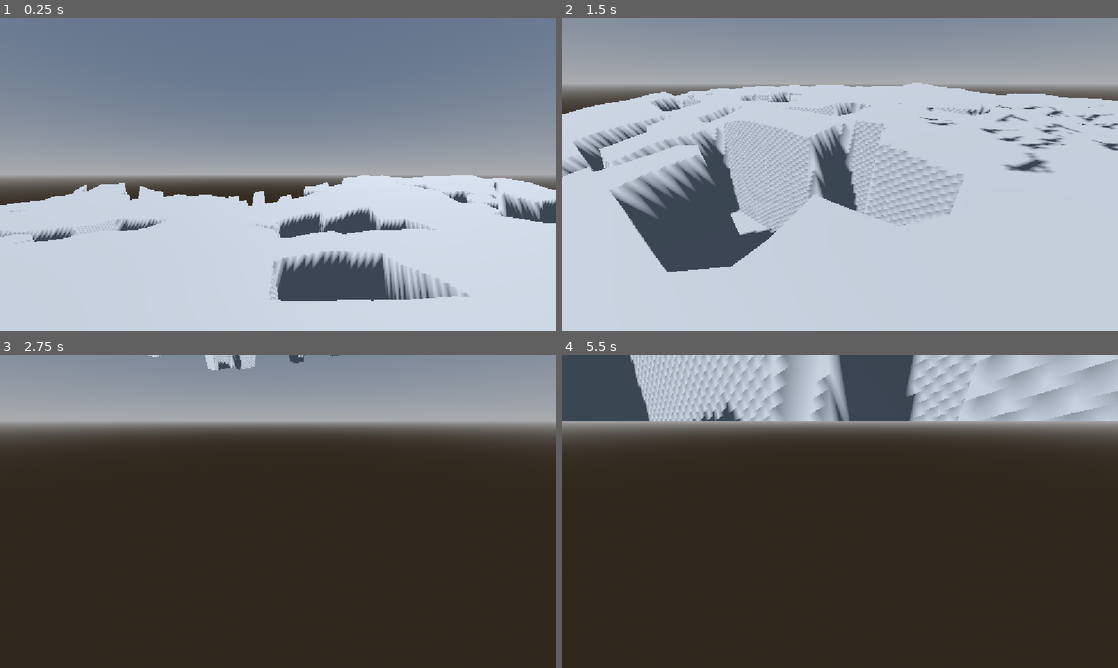
Above: before the commit, frames 1-4 (two rows, left to right).
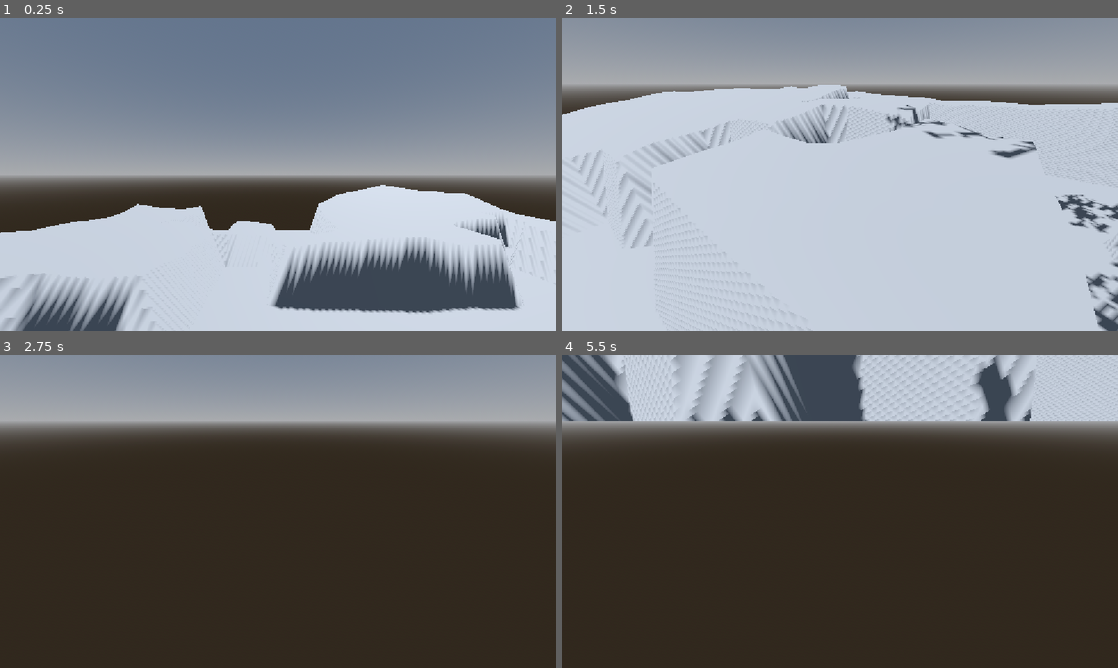
Above: after the commit, the same moments.

Repository: rubedo-red/AI-ICA
Game: Godot game, scene res://main_scene.tscn
Same seed, same stepped clock (60 frames per second), same inputs: the game is played once before the commit and once after it.
Inputs (mouse positions are in pixels of both pictures, inside the frame that each line leads up to):
- Up to frame 1 (0.25 s): no input
- Up to frame 2 (1.5 s): tap Enter at 0.5 s; move the mouse to (962, 158) at 0.52 s; hold Right mouse button (camera_player_3d_look) 0.53-1.28 s; click (962, 158) at 0.67 s; tap Space at 1.25 s; move the mouse to (812, 174) at 1.27 s; tap S (camera_player_3d_move_backwards) at 1.35 s; click (812, 174) at 1.42 s
- Up to frame 3 (2.75 s): move the mouse to (333, 442) at 2.02 s; hold Q (camera_player_3d_move_downwards) from 2.03 s (still down); click (333, 442) at 2.17 s
- Up to frame 4 (5.5 s): move the mouse to (812, 574) at 2.77 s; release Q (camera_player_3d_move_downwards) at 2.78 s; tap W (camera_player_3d_move_forwards) at 2.85 s; click (812, 574) at 2.92 s; tap Enter at 3.5, 5 s; move the mouse to (1006, 558) at 3.52 s; tap A (camera_player_3d_move_leftwards) at 3.6 s; click (1006, 558) at 3.67 s; tap Space at 4.25 s; move the mouse to (673, 464) at 4.27 s; tap D (camera_player_3d_move_rightwards) at 4.35 s; click (673, 464) at 4.42 s; move the mouse to (867, 511) at 5.02 s; hold E (camera_player_3d_move_upwards) from 5.03 s (still down); click (867, 511) at 5.17 s

The runs differ from the first frame. In frame 1, 18% of the frame differs, in the area x 0-100%, y 50-100%; in frame 2, 18%; in frame 3, 0.4%; in frame 4, 11%.

Commit message:
boid shit

Diff:
--- a/boid.gd
+++ b/boid.gd
@@ -2,7 +2,7 @@
 extends Node3D
 
 var id: int
-var stop: bool = false
+
 var pullStrength:float
 var cohesionSize:float
 var seperationSize:float
@@ -10,6 +10,10 @@
 var distance
 var mat
 var copyBoids
+var unit: Node3D
+
+
+
 
 func setup( boid_id : int = 0, boid_cohesion_strength : float = 1.0,boid_cohesion_size : float = 3.0, boid_seperation_size : float = 0.6 ) -> void:
 	id=boid_id
@@ -29,7 +33,7 @@
 func _direction_move(delta:float):
 	if distance <cohesionSize:
 		global_rotation.y += randf_range(-0.05,0.05)
-	global_translate(forward_dir*1.5*delta)
+	global_translate(forward_dir*randf_range(1.0,1.5)*delta)
 
 # keeps all boids within range of one another by using their average position and pulling them back when they leave the cohesion bubble
 func _cohesion_test(dist : float, parent_pos: Vector3, delta:float ) ->bool:
@@ -42,7 +46,7 @@
 		if angle_d>10:
 			var cross_dir = forward_dir.cross(dir_to_parent)
 			var turn_sign = sign(cross_dir.y)
-			rotation.y = lerp_angle(rotation.y, rotation.y + angle_r * turn_sign, delta * 3.0)
+			rotation.y = lerp_angle(rotation.y, rotation.y + angle_r * turn_sign, delta * 2.5)
 			mat.albedo_color = Color(1, 0, 0)
 			return false
 	return true
@@ -51,17 +55,19 @@
 	var dir_to_other: Vector3
 	if distance >cohesionSize:
 		return	true
+
 	for boid in copyBoids:
 		if boid.name == name:
 			continue
-		dir_to_other = (boid.global_position - position).normalized()
-		var angle_r = forward_dir.angle_to(dir_to_other)
+
 		var dist = global_position.distance_to(boid.global_position)
 		if dist < seperationSize:
+			dir_to_other = (boid.global_position - global_position).normalized()
+			var angle_r = forward_dir.angle_to(dir_to_other)
 			mat.albedo_color = Color(0.917, 0.317, 0.444, 1.0)
 			var cross_dir = forward_dir.cross(dir_to_other)
 			var turn_sign = sign(cross_dir.y)
-			rotation.y = lerp_angle(rotation.y, rotation.y - angle_r * turn_sign, delta * 3)
+			rotation.y = lerp_angle(rotation.y, rotation.y - angle_r * turn_sign, delta * 1.5)
 			mat.albedo_color = Color(1,1,0)
 			return false
 	return true
@@ -70,6 +76,22 @@
 
 # Called when the node enters the scene tree for the first time.
 func _ready() -> void:
+	unit = get_parent()
+
+	if unit == null or not "boid_colour" in unit:
+		print("Error: Parent node is missing or does not contain 'boid_colour'")
+		return
+	var boid_mesh = get_node("Guy_v0_1/Cube") as MeshInstance3D
+	var boid_mat = boid_mesh.get_active_material(0) as StandardMaterial3D
+
+	if boid_mat and not boid_mesh.has_meta("material_duplicated"):
+		boid_mat = boid_mat.duplicate() as StandardMaterial3D
+		boid_mesh.set_surface_override_material(0, boid_mat)
+		boid_mesh.set_meta("material_duplicated", true)
+
+	if boid_mat:
+		boid_mat.albedo_color = unit.boid_colour
+
 	forward_dir = global_transform.basis.z.normalized()
 	rotation.y = randf_range(0,360)
 	var mesh_node = get_node("CollisionShape3D/MeshInstance3D") as MeshInstance3D
@@ -81,6 +103,38 @@
 	pass # Replace with function body.
 
 
+
+func _bubble_repulsion_test(delta: float) -> bool:
+	if not unit or unit.overlapping_units.is_empty():
+		return true
+
+	var repulsion_force: Vector3 = Vector3.ZERO
+	var within_cohesion: bool = false
+
+	for other_unit in unit.overlapping_units:
+		var dist_to_other = global_position.distance_to(other_unit.global_position)
+
+		if dist_to_other < other_unit.cohesionSize:
+			within_cohesion = true
+			var push_dir = (global_position - other_unit.global_position).normalized()
+
+			var depth = other_unit.cohesionSize - dist_to_other
+			repulsion_force += push_dir * depth
+
+	if within_cohesion and repulsion_force != Vector3.ZERO:
+		mat.albedo_color = Color(0, 0, 1)
+
+		var push_dir_normalized = repulsion_force.normalized()
+		var angle_r = forward_dir.angle_to(push_dir_normalized)
+		var cross_dir = forward_dir.cross(push_dir_normalized)
+		var turn_sign = sign(cross_dir.y)
+
+		global_rotation.y = lerp_angle(global_rotation.y, global_rotation.y + angle_r * turn_sign,delta * 1.5)
+		return true
+
+	return true
+
+
 # Called every frame. 'delta' is the elapsed time since the previous frame.
 func _process(delta: float) -> void:
 	forward_dir = global_transform.basis.z.normalized()
@@ -89,12 +143,23 @@
 	distance = global_position.distance_to(parent_position)
 	mat.albedo_color = Color(1,1,1)
 
+	var repulsion:bool = _bubble_repulsion_test(delta)
+	if !repulsion:
+		_direction_move(delta)
+		return
 
-	if  _seperation_test(delta) and _cohesion_test(distance,parent_position,delta):
-		if stop == false:
-			_direction_move(delta)
-	else:
+	var seperation:bool = _seperation_test(delta)
+	var cohesion:bool = _cohesion_test(distance,parent_position,delta)
+
+	if !seperation and !cohesion:
 		_direction_move(delta)
 
+	if unit.overlapping_units == null:
+		_direction_move(delta)
+		return
+
+	if unit.stop == false:
+		_direction_move(delta)
+		return
 
 	pass
--- a/boid.tscn
+++ b/boid.tscn
@@ -2,6 +2,8 @@
 
 [ext_resource type="Script" uid="uid://et3m5gnqgxja" path="res://boid.gd" id="1_xur1n"]
 [ext_resource type="PackedScene" uid="uid://cdtihabsqsq7x" path="res://assets/models/Guy_v0.1.glb" id="2_rwlh6"]
+
+[sub_resource type="StandardMaterial3D" id="StandardMaterial3D_rwlh6"]
 
 [sub_resource type="BoxShape3D" id="BoxShape3D_un08l"]
 size = Vector3(0.1, 0.1, 0.1)
@@ -17,8 +19,15 @@
 [node name="Boid" type="CharacterBody3D" unique_id=1807621701]
 script = ExtResource("1_xur1n")
 
+[node name="Guy_v0_1" parent="." unique_id=359717293 instance=ExtResource("2_rwlh6")]
+transform = Transform3D(-3.059797e-09, 0, -0.07, 0, 0.07, 0, 0.07, 0, -3.059797e-09, 0, 0, 0)
+
+[node name="Cube" parent="Guy_v0_1" index="0" unique_id=525938609]
+surface_material_override/0 = SubResource("StandardMaterial3D_rwlh6")
+
 [node name="CollisionShape3D" type="CollisionShape3D" parent="." unique_id=603293540]
 shape = SubResource("BoxShape3D_un08l")
+disabled = true
 debug_color = Color(18.328726, 0, 9.243387, 1)
 
 [node name="MeshInstance3D" type="MeshInstance3D" parent="CollisionShape3D" unique_id=1421480357]
@@ -36,5 +45,4 @@
 text = "V"
 font_size = 60
 
-[node name="Guy_v0_1" parent="CollisionShape3D" unique_id=359717293 instance=ExtResource("2_rwlh6")]
-transform = Transform3D(-3.059797e-09, 0, -0.07, 0, 0.07, 0, 0.07, 0, -3.059797e-09, 0, 0, 0)
+[editable path="Guy_v0_1"]
--- a/main_scene.tscn
+++ b/main_scene.tscn
@@ -3,6 +3,7 @@
 [ext_resource type="PackedScene" uid="uid://ytodv04oaor" path="res://unit.tscn" id="1_0f027"]
 [ext_resource type="PackedScene" uid="uid://blpxanrcaask2" path="res://addons/camera_player_3d/camera_player_3d.tscn" id="2_2c62f"]
 [ext_resource type="PackedScene" uid="uid://qwr66yprcsrl" path="res://shared/map.tscn" id="3_gyfs4"]
+[ext_resource type="PackedScene" uid="uid://snwuuappgr5n" path="res://unit_manager.tscn" id="5_8mm7a"]
 
 [sub_resource type="ProceduralSkyMaterial" id="ProceduralSkyMaterial_0f027"]
 sky_horizon_color = Color(0.66224277, 0.6717428, 0.6867428, 1)
@@ -19,6 +20,9 @@
 [node name="MainScene" type="Node3D" unique_id=452344012]
 
 [node name="Map" parent="." unique_id=829619776 instance=ExtResource("3_gyfs4")]
+width = 10
+height = 10
+cell_size = 2.0
 
 [node name="WorldEnvironment" type="WorldEnvironment" parent="." unique_id=1705001911]
 environment = SubResource("Environment_gyfs4")
@@ -27,9 +31,23 @@
 transform = Transform3D(-0.8660254, -0.43301278, 0.25, 0, 0.49999997, 0.86602545, -0.50000006, 0.75, -0.43301266, 0, 0, 0)
 shadow_enabled = true
 
-[node name="Unit" parent="." unique_id=1300394952 node_paths=PackedStringArray("map") instance=ExtResource("1_0f027")]
-transform = Transform3D(1, 0, 0, 0, 1, 0, 0, 0, 1, 0, 5.3642287, 0)
+[node name="Unit" parent="." unique_id=1300394952 node_paths=PackedStringArray("map", "manager") instance=ExtResource("1_0f027")]
+transform = Transform3D(1, 0, 0, 0, 1, 0, 0, 0, 1, -0.8203735, 5.3642287, -0.4243827)
+boid_colour = Color(0.90614444, 0.7873415, 0, 1)
+pullStrength = 1.0
+cohesionSize = 2.5
+seperationSize = 0.6
 map = NodePath("../Map")
+manager = NodePath("../unit_manager")
+
+[node name="Unit2" parent="." unique_id=1447404459 node_paths=PackedStringArray("map", "manager") instance=ExtResource("1_0f027")]
+transform = Transform3D(1, 0, 0, 0, 1, 0, 0, 0, 1, 0.4215886, 5.3642287, -0.4352228)
+boid_colour = Color(4.6205523e-06, 0.60297203, 0.6765142, 1)
+pullStrength = 2.0
+cohesionSize = 2.5
+seperationSize = 0.6
+map = NodePath("../Map")
+manager = NodePath("../unit_manager")
 
 [node name="Camera3D" type="Camera3D" parent="." unique_id=509767697]
 transform = Transform3D(1, 0, 0, 0, 0.7382656, 0.6745101, 0, -0.6745101, 0.7382656, 0, 4.6849823, 5.443174)
@@ -39,3 +57,14 @@
 transform = Transform3D(1, 0, 0, 0, 1, 0, 0, 0, 1, 0, 1, 1)
 speed_modifier = 10.0
 terminal_velocity = Vector3(10, 10, 10)
+
+[node name="unit_manager" parent="." unique_id=1289173865 instance=ExtResource("5_8mm7a")]
+
+[node name="Unit3" parent="." unique_id=693688820 node_paths=PackedStringArray("map", "manager") instance=ExtResource("1_0f027")]
+transform = Transform3D(1, 0, 0, 0, 1, 0, 0, 0, 1, -0.8203735, 5.3642287, -0.4243827)
+boid_colour = Color(0, 0.9490616, 0.29719758, 1)
+pullStrength = 1.0
+cohesionSize = 2.5
+seperationSize = 0.6
+map = NodePath("../Map")
+manager = NodePath("../unit_manager")
--- a/unit.gd
+++ b/unit.gd
@@ -1,28 +1,44 @@
 extends Node3D
-
 
 #store boids belonging to the unit within an array
 var boidArray: Array[Node3D]=[]
 #Starting number of boids when unit is spawned in
 var startingBoids
-#max distance from the average position between boids
-var cohesion
 #Previous terrain on last tick stored in an int
 var previousTerrain: int = -1
 #Previous position on the last tick stored as a Vector3d
 var previousTile
+#Array holding all other units that overlap into the cohesion bubble
+var overlapping_units: Array[Node3D]
+@export var stop: bool = false
+
+@export var boid_colour: Color = Color(1, 0, 0)
 
 #Boid variables distributed by the unit
-var pullStrength:float
-var cohesionSize:float
-var seperationSize:float
+@export var pullStrength:float
+@export var cohesionSize:float
+@export var seperationSize:float
 
 
 @export var map: Node3D
 
-func _init(_boids: int =50, _cohesion: float = 3):
+@export var manager: UnitManager
+func add_manager() -> void:
+	manager = $"../unit_manager"
+	if manager:
+		manager.add_unit(self)
+	else:
+		print("Error: Could not find manager")
+
+func remove_unit() -> void:
+	if manager:
+		manager.remove_unit(self)
+
+func get_units() -> Array[Node3D]:
+	return manager.get_units()
+
+func _init(_boids: int =50):
 	startingBoids=_boids
-	cohesion=_cohesion
 
 func _calc_average_pos() -> Vector3:
 	var pos_total: Vector3 = Vector3.ZERO
@@ -40,7 +56,7 @@
 	var instance: Boid = scene.instantiate()
 
 	instance.position = newPosition
-	instance.setup(id,)
+	instance.setup(id,pullStrength,cohesionSize,seperationSize)
 
 	instance.name = "Boid"+str(id)
 	add_child(instance)
@@ -49,14 +65,16 @@
 
 # Called when the node enters the scene tree for the first time.
 func _ready() -> void:
+	add_manager()
+	map = $"../Map"
 	var x
 	var z
 	var angle_step = 2*3.14/startingBoids
 	var angle
 	for i in range(startingBoids):
 		angle=i*angle_step
-		x=cohesion*cos(angle)
-		z=cohesion*sin(angle)
+		x=cohesionSize*cos(angle)
+		z=cohesionSize*sin(angle)
 		var pos: Vector3 = Vector3(position.x+x, position.y, position.z+z)
 
 		_spawn_boid(pos, i)
@@ -66,19 +84,24 @@
 # Called every frame. 'delta' is the elapsed time since the previous frame.
 func _process(delta: float) -> void:
 
+	if manager:
+		overlapping_units = manager.get_overlapping_units(self)
+	else:
+		overlapping_units = []
+
 	var t = map.pos_to_tile(global_position)
-	if t !=previousTile:
-		print(" - x: ",t[0],", z: ", t[1])
+	#if t !=previousTile:
+		#print(" - x: ",t[0],", z: ", t[1])
 	var terrain = map.get_tile_index(t[0],t[1])
-	if terrain != previousTerrain:
-		if terrain == 0:
-			print("		- Land")
-		elif terrain == 1:
-			print("		- Water")
-		elif terrain == 2:
-			print("		- Mountain")
-		else:
-			print("		- Not on tile")
+	#if terrain != previousTerrain:
+		#if terrain == 0:
+			#print("		- Land")
+		#elif terrain == 1:
+			#print("		- Water")
+		#elif terrain == 2:
+			#print("		- Mountain")
+		#else:
+			#print("		- Not on tile")
 	previousTerrain = terrain
 	previousTile = t
 
--- a/unit.tscn
+++ b/unit.tscn
@@ -3,18 +3,16 @@
 [ext_resource type="Script" uid="uid://creyoy7ypt08w" path="res://unit.gd" id="1_btf8p"]
 
 [sub_resource type="StandardMaterial3D" id="StandardMaterial3D_btf8p"]
-albedo_color = Color(1, 0, 1, 0.14509805)
+transparency = 1
+albedo_color = Color(0.45490196, 0, 0.45882353, 0.5803922)
 
 [sub_resource type="StandardMaterial3D" id="StandardMaterial3D_ctwoc"]
 
 [sub_resource type="SphereMesh" id="SphereMesh_3pcld"]
 material = SubResource("StandardMaterial3D_ctwoc")
-radius = 0.02
+radius = 2.5
 height = 0.04
-
-[sub_resource type="SphereShape3D" id="SphereShape3D_un08l"]
-margin = 0.0
-radius = 0.02
+rings = 10
 
 [node name="Unit" type="CharacterBody3D" unique_id=1300394952]
 script = ExtResource("1_btf8p")
@@ -24,5 +22,4 @@
 mesh = SubResource("SphereMesh_3pcld")
 
 [node name="CollisionShape3D" type="CollisionShape3D" parent="." unique_id=1151404491]
-shape = SubResource("SphereShape3D_un08l")
 debug_color = Color(0.36862746, 0.47843137, 1, 1)
--- /dev/null
+++ b/unit_manager.gd
@@ -0,0 +1,36 @@
+extends Node
+class_name UnitManager
+
+var units: Array[Node3D]
+
+func add_unit(newUnit:Node3D) -> void:
+	if not units.has(newUnit):
+		print("Added unit: ", newUnit.name)
+		units.append(newUnit)
+
+func remove_unit(unit: Node3D) -> void:
+	units.erase(unit)
+
+func get_units() -> Array[Node3D]:
+	return units
+
+func get_overlapping_units(unit: Node3D) -> Array[Node3D]:
+	var overlapping_units: Array[Node3D]
+	for other in units:
+		if other == unit:
+			continue
+		var dist = unit.global_position.distance_to(other.global_position)
+		var combined_radius = unit.cohesionSize + other.cohesionSize
+		if dist < combined_radius:
+			overlapping_units.append(other)
+	return overlapping_units
+
+
+# Called when the node enters the scene tree for the first time.
+func _ready() -> void:
+	pass # Replace with function body.
+
+
+# Called every frame. 'delta' is the elapsed time since the previous frame.
+func _process(delta: float) -> void:
+	pass
--- /dev/null
+++ b/unit_manager.tscn
@@ -0,0 +1,6 @@
+[gd_scene format=3 uid="uid://snwuuappgr5n"]
+
+[ext_resource type="Script" uid="uid://c7n762as2otnv" path="res://unit_manager.gd" id="1_dv4ji"]
+
+[node name="UnitManager" type="Node" unique_id=1289173865]
+script = ExtResource("1_dv4ji")
Not shown, added: unit_manager.gd.uid
